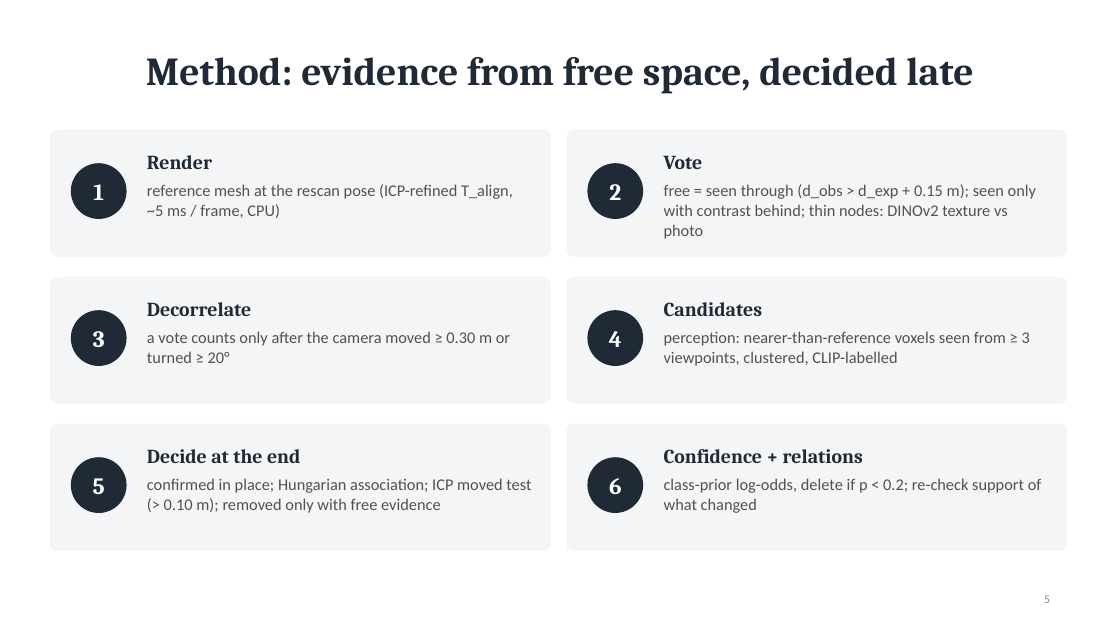
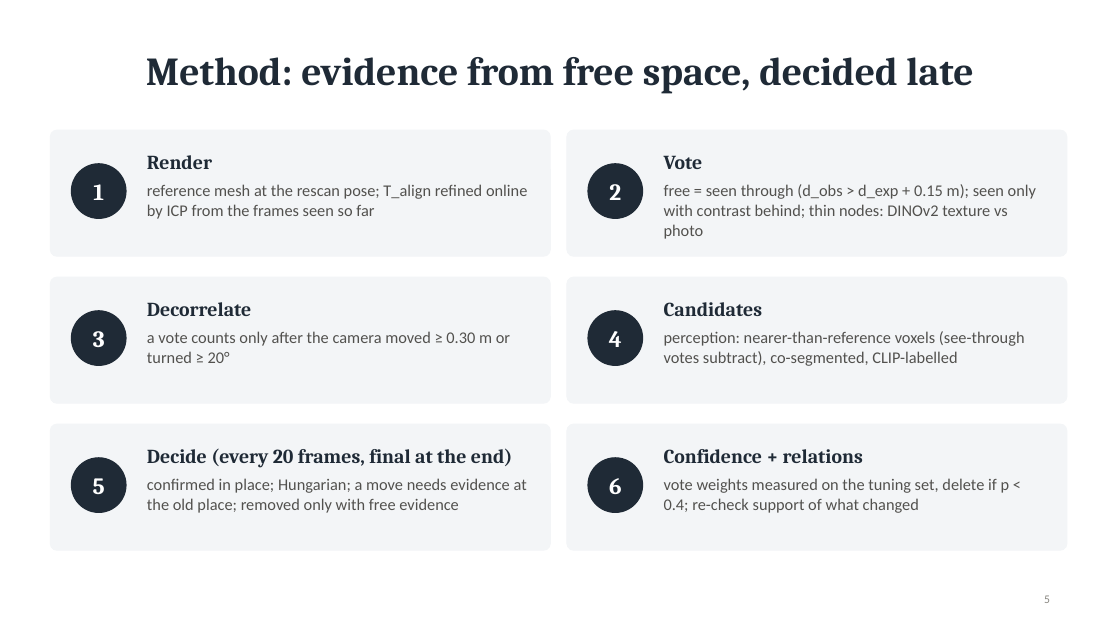
Before and after one commit to ErikSedlak/Task2DTL, a slide deck: slide 5 of docs/slides.pptx. Drawn at 1120x630 pixels with LibreOffice and Linux fonts; fonts in the diff are those of the drawing. Boxes give left, top, right and bottom in pixels: in the first picture for what was removed or moved away, otherwise in the second. Text is boxed around its words. In the diff, an @@ line names an element or a change of style, - is before the commit and + after.

```diff
--- a/docs/slides.pptx
+++ b/docs/slides.pptx
@@ text at (147, 184, 527, 219): text changed @@
-reference mesh at the rescan pose (ICP-refined T_align, ~5 ms / frame, CPU)
+reference mesh at the rescan pose; T_align refined online by ICP from the frames seen so far
@@ text at (664, 331, 1025, 366): text changed @@
-perception: nearer-than-reference voxels seen from ≥ 3 viewpoints, clustered, CLIP-labelled
+perception: nearer-than-reference voxels (see-through votes subtract), co-segmented, CLIP-labelled
@@ text at (147, 448, 513, 468): text changed @@
-Decide at the end
+Decide (every 20 frames, final at the end)
@@ text at (147, 478, 527, 513): text changed @@
-confirmed in place; Hungarian association; ICP moved test (> 0.10 m); removed only with free evidence
+confirmed in place; Hungarian; a move needs evidence at the old place; removed only with free evidence
@@ text at (664, 478, 1010, 513): text changed @@
-class-prior log-odds, delete if p < 0.2; re-check support of what changed
+vote weights measured on the tuning set, delete if p < 0.4; re-check support of what changed
```
Also in this commit, not shown: 8 other slides changed, 1 slide added, 14 other files.
